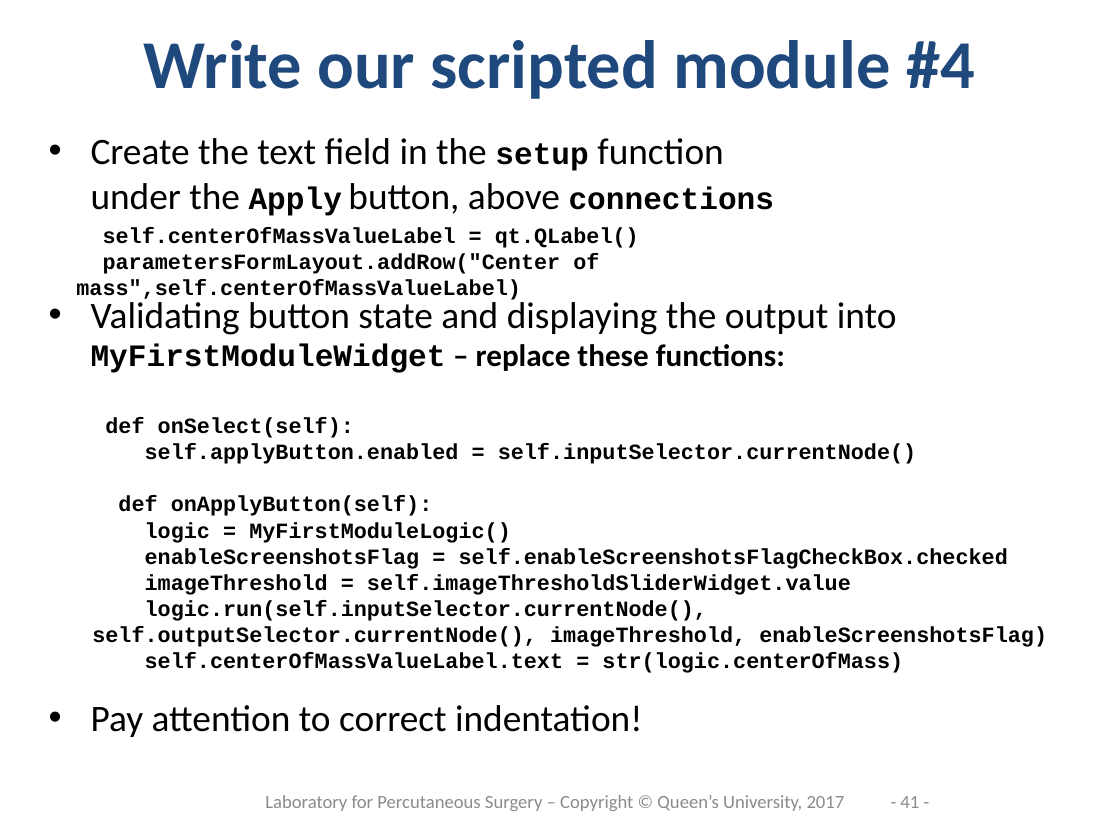
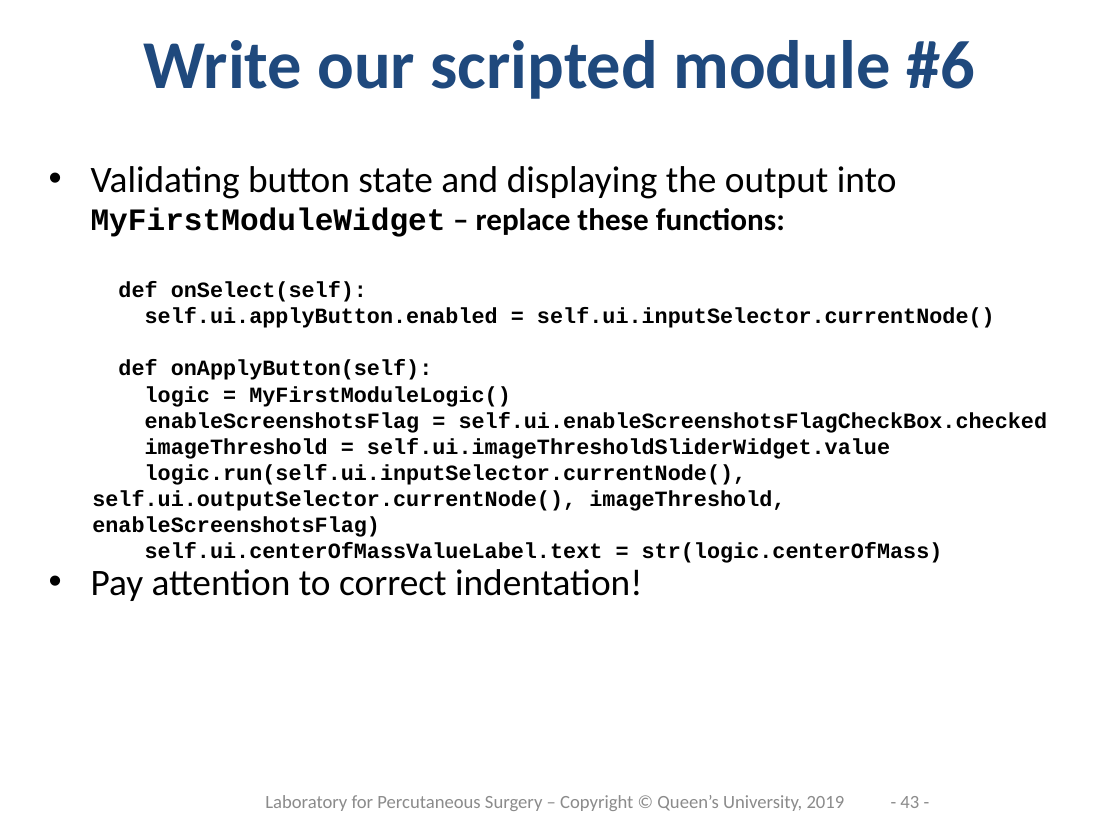
Before and after one commit to PerkLab/PerkLabBootcamp, a slide deck: slide 43 of Doc/day3_2_SlicerProgramming.pptx (slide 41 before the commit). Drawn at 1120x840 pixels with LibreOffice and Linux fonts; fonts in the diff are those of the drawing; background and template pictures are left out. Boxes give left, top, right and bottom in pixels: in the first picture for what was removed or moved away, otherwise in the second. Text is boxed around its words. In the diff, an @@ line names an element or a change of style, - is before the commit and + after.

```diff
--- a/Doc/day3_2_SlicerProgramming.pptx
+++ b/Doc/day3_2_SlicerProgramming.pptx
@@ text at (144,40,975,99): text changed @@
-Write our scripted module #4
+Write our scripted module #6
@@ text "Validating button state and displaying ..." rewrapped from (91,297,897,737) to (91,166,897,601) @@
@@ text removed at (91,138,775,216) @@
-• Create the text field in the setup function
-  under the Apply button, above connections
@@ text removed at (76,227,639,300) @@
-self.centerOfMassValueLabel = qt.QLabel()
-parametersFormLayout.addRow("Center of mass",self.centerOfMassValueLabel)
@@ text "def onSelect(self):": place and size @@
-text "def onSelect(self):" at (92,417,1047,673)
+text "def onSelect(self):" at (92,281,1048,559)
@@ text at (145,308,995,328): text changed @@
-self.applyButton.enabled = self.inputSelector.currentNode()
+self.ui.applyButton.enabled = self.ui.inputSelector.currentNode()
@@ text at (92,412,1048,559): text changed @@
-enableScreenshotsFlag = self.enableScreenshotsFlagCheckBox.checked
-imageThreshold = self.imageThresholdSliderWidget.value
-logic.run(self.inputSelector.currentNode(), self.outputSelector.currentNode(), imageThreshold, enableScreenshotsFlag)
-self.centerOfMassValueLabel.text = str(logic.centerOfMass)
+enableScreenshotsFlag = self.ui.enableScreenshotsFlagCheckBox.checked
+imageThreshold = self.ui.imageThresholdSliderWidget.value
+logic.run(self.ui.inputSelector.currentNode(), self.ui.outputSelector.currentNode(), imageThreshold, enableScreenshotsFlag)
+self.ui.centerOfMassValueLabel.text = str(logic.centerOfMass)
@@ text at (265,795,845,811): text changed @@
-Laboratory for Percutaneous Surgery – Copyright © Queen’s University, 2017
+Laboratory for Percutaneous Surgery – Copyright © Queen’s University, 2019
@@ page number at (900,796,919,808): text changed @@
-- 41 -
+- 43 -
```
Also in this commit, not shown: 47 other slides changed, 2 slides added.
